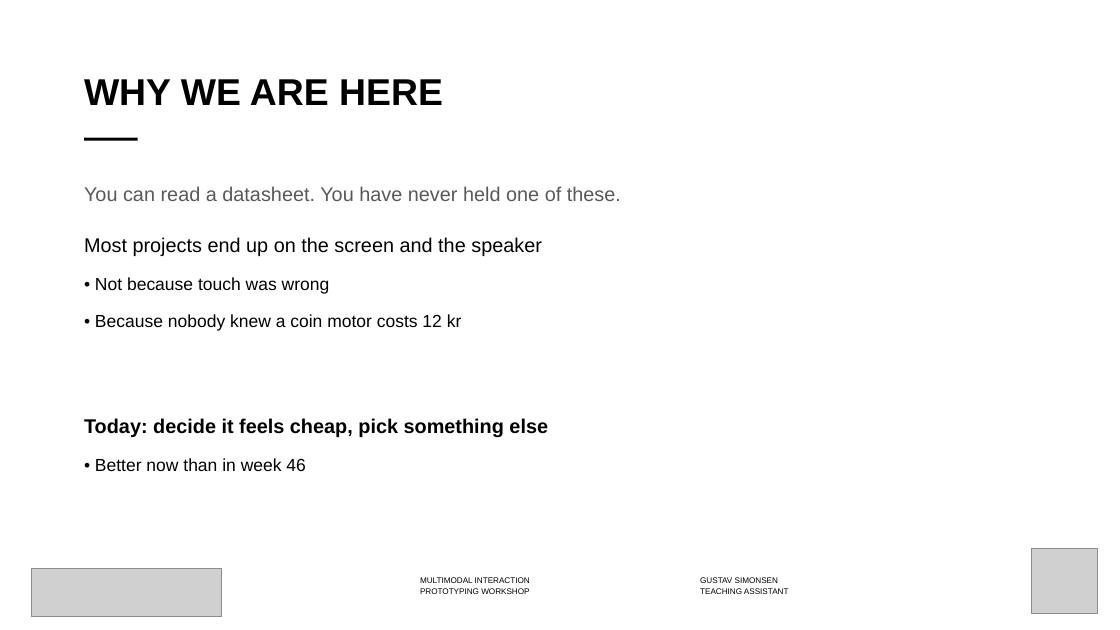
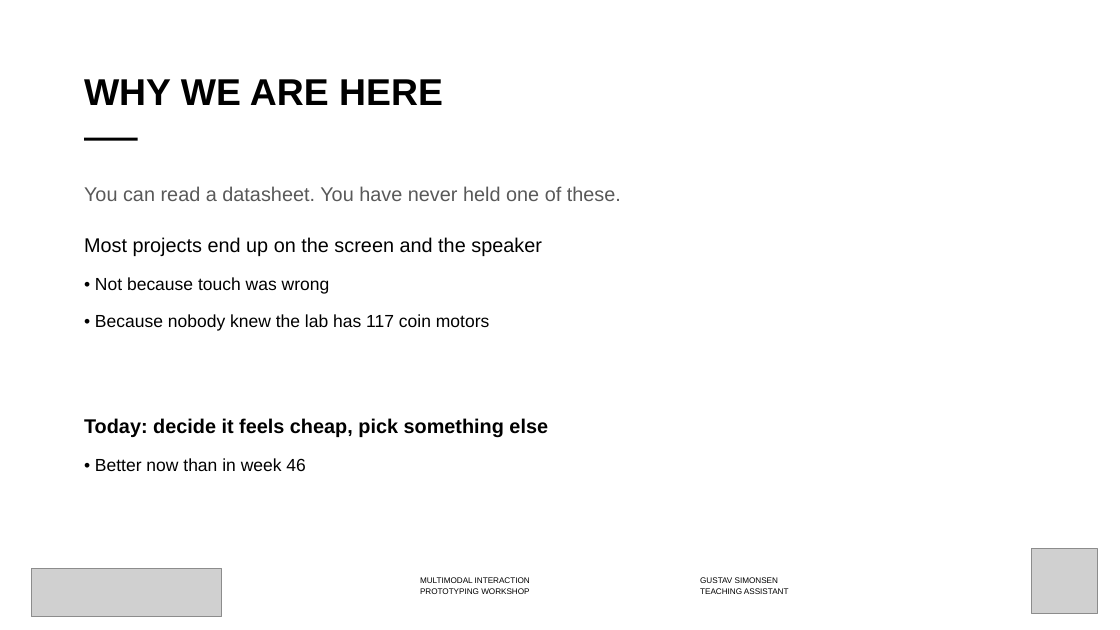
Before and after one commit to labtools-au/multimodal-actuator-workshop, a slide deck: slide 3 of docs/multimodal-actuator-workshop.pptx. Drawn at 1120x630 pixels with LibreOffice and Linux fonts; fonts in the diff are those of the drawing; grey boxes stand for pictures; background and template pictures are left out. Boxes give left, top, right and bottom in pixels: in the first picture for what was removed or moved away, otherwise in the second. Text is boxed around its words. In the diff, an @@ line names an element or a change of style, - is before the commit and + after.

```diff
--- a/docs/multimodal-actuator-workshop.pptx
+++ b/docs/multimodal-actuator-workshop.pptx
@@ text at bbox=[95, 314, 489, 331]: text changed @@
-• Because nobody knew a coin motor costs 12 kr
+• Because nobody knew the lab has 117 coin motors
```
Also in this commit, not shown: 3 other slides changed, 3 slides added, 5 other files.
